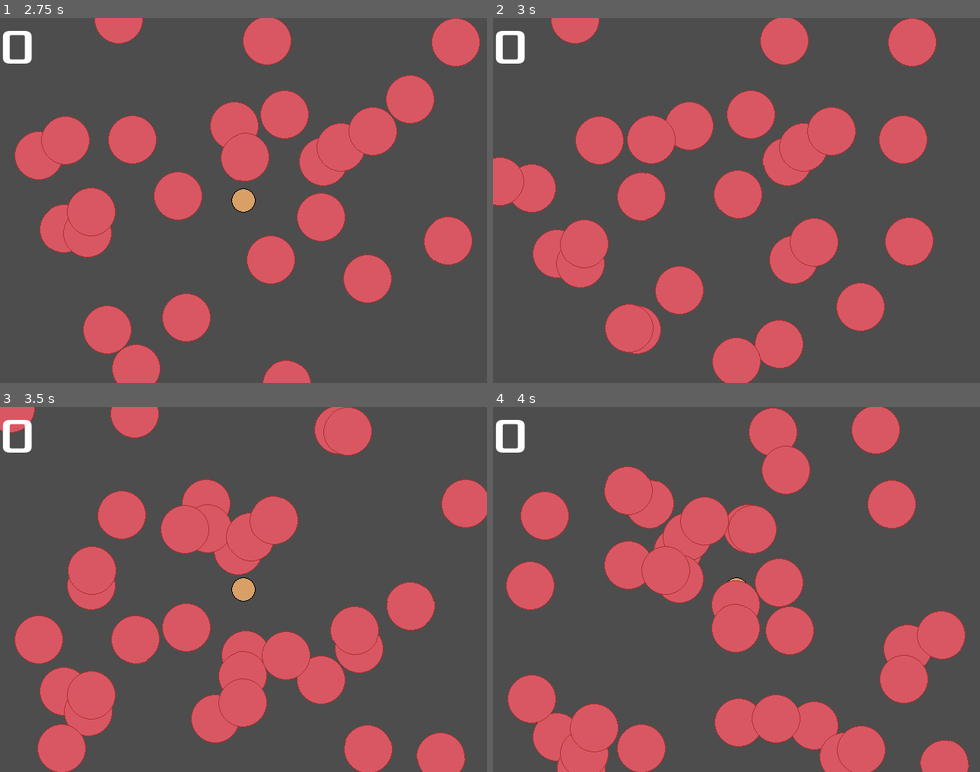
Above: before the commit, frames 1-4 (two rows, left to right).
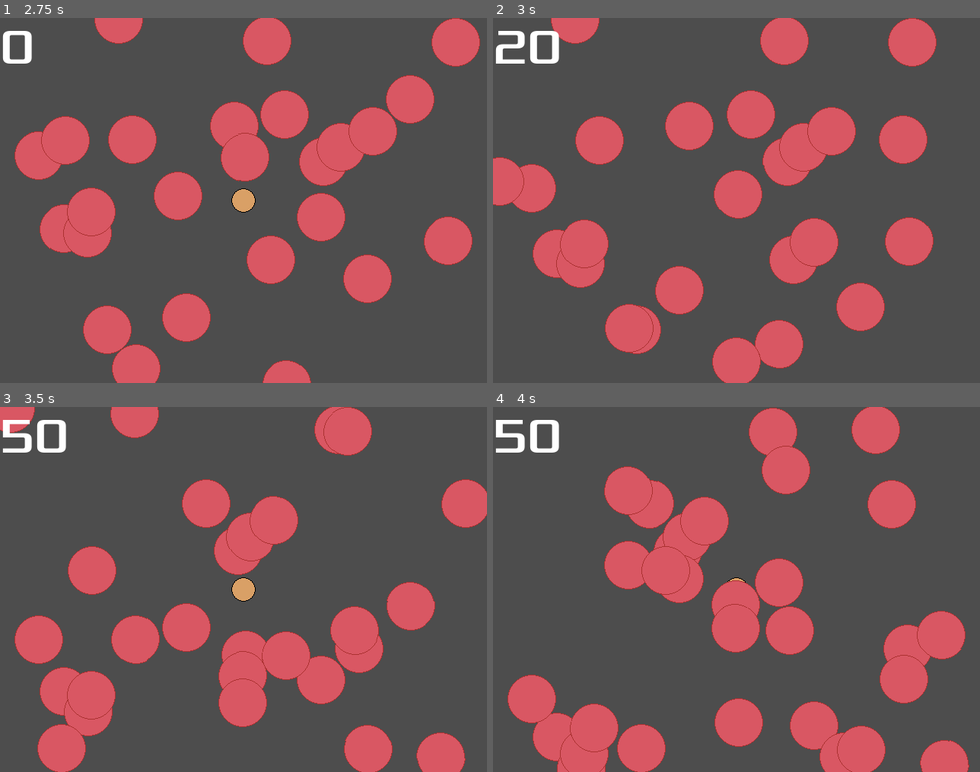
Above: after the commit, the same moments.

Repository: zundouz/ldjam54_odango
Game: Godot game, scene res://main.tscn
The game is run twice, just before and just after one commit, with the same random seed, the same clock (stepped at 60 frames per second) and the same inputs.
Inputs:
- Up to frame 1 (2.75 s): hold Right (move_right) 0.53-1.28 s; hold Down (move_down) 1.28-2.03 s; hold Right (move_right) from 2.03 s (still down)
- Up to frame 2 (3 s): release Right (move_right) at 2.78 s; hold Up (move_up) from 2.78 s (still down)
- Up to frame 3 (3.5 s): keep holding Up (move_up)
- Up to frame 4 (4 s): release Up (move_up) at 3.53 s; hold Left (move_left) from 3.53 s (still down)

Frame 1 is identical in both runs. In frame 2, 2.5% of the frame differs, in the area x 0-38%, y 3-56%; in frame 3, 3.9%; in frame 4, 4.5%, in the area x 0-64%, y 3-93%.

Commit message:
feat: 上ボタン押すとお団子消えてスコア増える処理
- なんか消える場所がずれているような…？中心ではないのか…？

Diff:
--- a/hud.gd
+++ b/hud.gd
@@ -16,10 +16,8 @@
 	await get_tree().create_timer(1).timeout
 	$StartButton.show()
 
-
 func update_score(score):
 	$ScoreLabel.text = str(score)
-
 
 func _on_StartButton_pressed():
 	$StartButton.hide()
--- a/main.gd
+++ b/main.gd
@@ -11,6 +11,7 @@
 
 # Called every frame. 'delta' is the elapsed time since the previous frame.
 func _process(delta):
+	$HUD.update_score(MyGlobalScore.score)
 	pass
 
 func game_over():
--- a/odango.gd
+++ b/odango.gd
@@ -14,7 +14,10 @@
 	# ボタンを押したときに、座標が串の範囲内だったら特典
 	if Input.is_action_pressed("move_up"):
 		if transform.get_origin().x < Center_X_Pos + 5 and transform.get_origin().x > Center_X_Pos - 5:
+			# スコア加算
 			MyGlobalScore.score += 10
+			# その後、お団子が消える
+			queue_free()
 
 ## 画面外に言ったらfreeして消えてもらう
 #func _on_visible_on_screen_notifier_2d_screen_exited():
